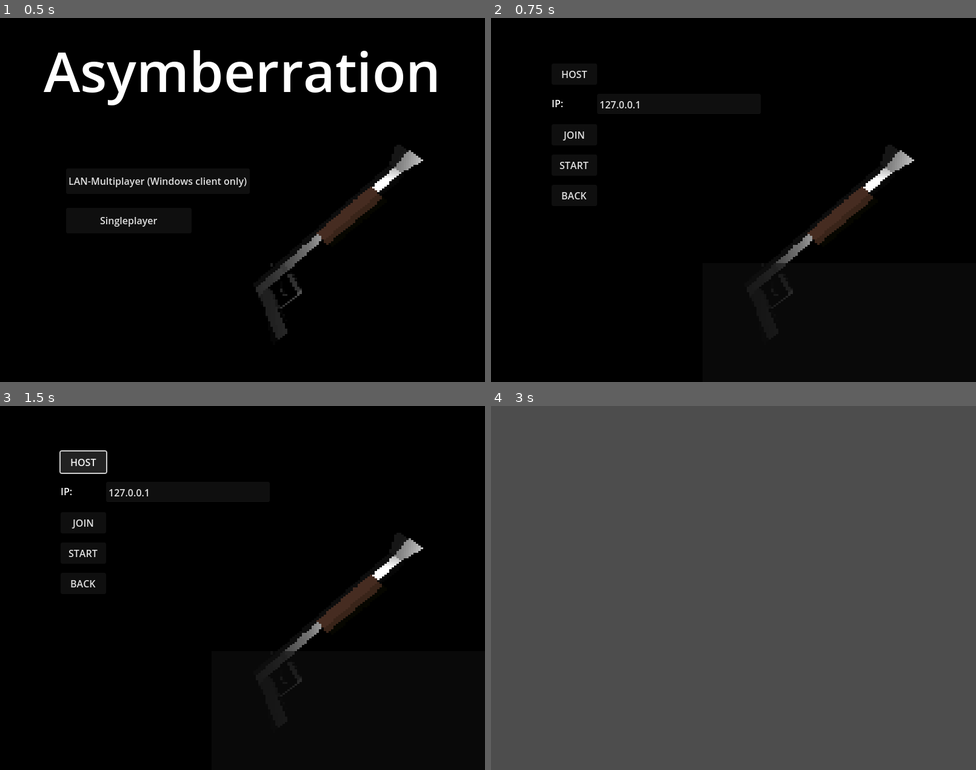
Above: before the commit, frames 1-4 (two rows, left to right).
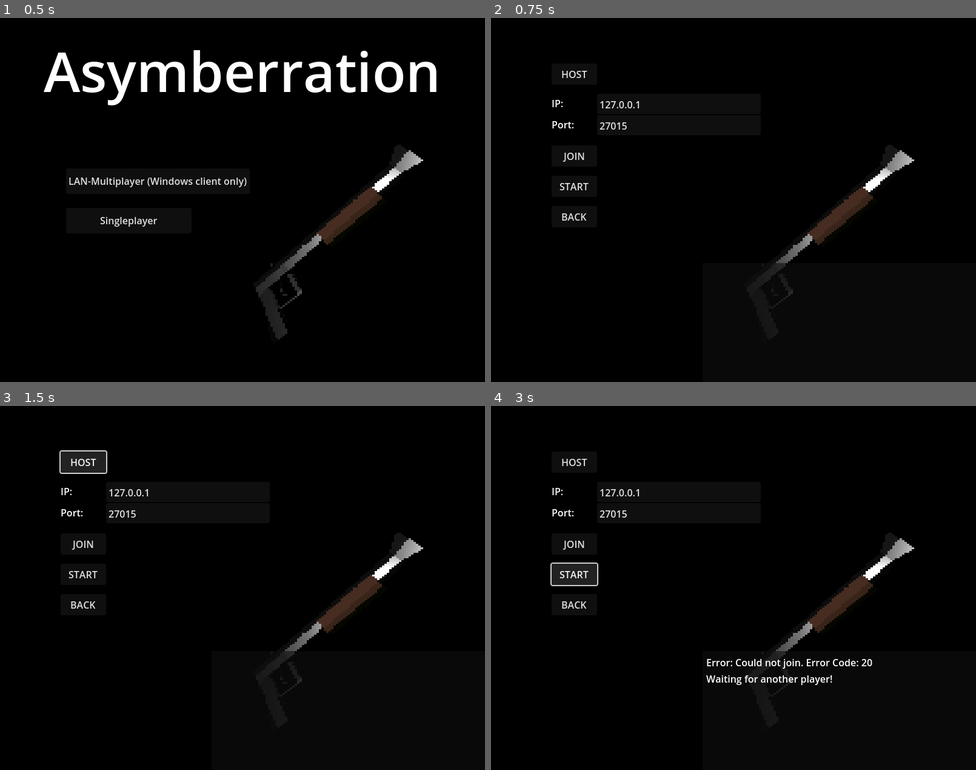
Above: after the commit, the same moments.

Repository: RustyPrime/AcerolaJam0_Asymberration
Game: Godot game, scene res://Scenes/pre_main_menu.tscn
Two runs of this game, one before a commit and one after it. Both use one fixed random seed, a clock stepped at 60 frames per second and the inputs below.
Inputs:
- Up to frame 1 (0.5 s): no input
- Up to frame 2 (0.75 s): click "LAN-Multiplayer (Windows clie…" at 0.5 s
- Up to frame 3 (1.5 s): click "HOST" at 1.25 s
- Up to frame 4 (3 s): click "JOIN" at 2 s; click "START" at 2.75 s

Frame 1 is identical in both runs. In frame 2, 0.4% of the frame differs, in the area x 12-28%, y 28-56%; in frame 3, 0.4%; in frame 4, 100%, in the area x 0-100%, y 0-100%.
Error before the commit: Invalid operands 'String' and 'int' in operator '+'. (res://Scripts/multiplayer_setup.gd:40)
Error after the commit: Invalid operands 'String' and 'int' in operator '+'. (res://Scripts/multiplayer_setup.gd:45)

Commit message:
fixed: being able to start mp without second player, added port selection, fixed: enemy health in sp too high

Diff:
--- a/Scenes/Subscenes/player_2.tscn
+++ b/Scenes/Subscenes/player_2.tscn
@@ -32,7 +32,7 @@
 
 [sub_resource type="ShaderMaterial" id="ShaderMaterial_haoh8"]
 shader = ExtResource("2_x215u")
-shader_parameter/pixel_size = 250
+shader_parameter/pixel_size = 300
 
 [node name="Player2" type="Node3D"]
 script = ExtResource("1_pgitl")
@@ -139,7 +139,6 @@
 transform = Transform3D(-1, 8.11822e-08, -3.24377e-08, 0, 0.371044, 0.928616, 8.74228e-08, 0.928616, -0.371044, 0, 0, 0)
 
 [node name="CanvasLayer" type="CanvasLayer" parent="Camera3D"]
-visible = false
 
 [node name="ColorRect" type="ColorRect" parent="Camera3D/CanvasLayer"]
 material = SubResource("ShaderMaterial_haoh8")
--- a/Scenes/main_menu.tscn
+++ b/Scenes/main_menu.tscn
@@ -41,12 +41,12 @@
 [node name="Join" type="Button" parent="Joining"]
 layout_mode = 0
 offset_left = 100.0
-offset_top = 175.0
+offset_top = 210.0
 offset_right = 175.0
-offset_bottom = 210.0
+offset_bottom = 245.0
 text = "JOIN"
 
-[node name="Label" type="Label" parent="Joining"]
+[node name="IpLabel" type="Label" parent="Joining"]
 layout_mode = 0
 offset_left = 100.0
 offset_top = 125.0
@@ -63,20 +63,36 @@
 offset_bottom = 160.0
 placeholder_text = "Example: 192.168.0.56"
 
+[node name="PortLabel" type="Label" parent="Joining"]
+offset_left = 100.0
+offset_top = 160.0
+offset_right = 163.0
+offset_bottom = 191.0
+text = "Port:"
+vertical_alignment = 1
+
+[node name="Port" type="LineEdit" parent="Joining"]
+offset_left = 175.0
+offset_top = 160.0
+offset_right = 445.0
+offset_bottom = 195.0
+text = "27015"
+placeholder_text = "Example: 27015"
+
 [node name="Start" type="Button" parent="."]
 layout_mode = 0
 offset_left = 100.0
-offset_top = 225.0
+offset_top = 260.0
 offset_right = 175.0
-offset_bottom = 260.0
+offset_bottom = 295.0
 text = "START"
 
 [node name="Back" type="Button" parent="."]
 layout_mode = 0
 offset_left = 100.0
-offset_top = 275.0
+offset_top = 310.0
 offset_right = 175.0
-offset_bottom = 310.0
+offset_bottom = 345.0
 text = "BACK
 "
 
--- a/Scripts/SceneManager.gd
+++ b/Scripts/SceneManager.gd
@@ -74,27 +74,27 @@
 	SpawnEnemyAtPosition(tier, randomSpawn)
 
 func SpawnEnemyAtPosition(tier, spawnNode):
-	var powerRequirement = 20
+	var powerRequirement = 10
 	var enemyPath = "res://Scenes/Subscenes/Enemy1.tscn"
 	match tier:
 		1:
-			powerRequirement = 20
+			powerRequirement = 10
 			enemyPath = "res://Scenes/Subscenes/Enemy1.tscn"
 		2:
-			powerRequirement = 40
+			powerRequirement = 20
 			enemyPath = "res://Scenes/Subscenes/Enemy2.tscn"
 		3:
-			powerRequirement = 60
+			powerRequirement = 30
 			enemyPath = "res://Scenes/Subscenes/Enemy3.tscn"
 		4:
-			powerRequirement = 100
+			powerRequirement = 50
 			enemyPath = "res://Scenes/Subscenes/Enemy4.tscn"
 		_:
 			pass
 
 	var enemyData = EnemyData.new("", powerRequirement, enemyPath, spawnNode.global_position)
 	var spawned_enemey = spawn_enemy_function(enemyData)
-	enemySpawn.add_child(spawned_enemey)
+	enemySpawn.add_child(spawned_enemey, true)
 	setup_enemy(spawned_enemey, enemyData)
 	spawned_enemey.SetPlayer(player1)
 
@@ -182,7 +182,7 @@
 
 @rpc("any_peer", "call_local")
 func PlayerOneWon():
-	player1.isDead = true
+	player1.get_node_or_null("Player1").isDead = true
 	if !GameManager.isLAN():
 		winScreen.show()
 
--- a/Scripts/bullet.gd
+++ b/Scripts/bullet.gd
@@ -1,7 +1,7 @@
 extends RigidBody3D
 class_name Bullet
 
-var damage = 5
+var damage = 3
 var destroying = false
 @onready var destroyTimer : Timer = $Timer
 
--- a/Scripts/multiplayer_setup.gd
+++ b/Scripts/multiplayer_setup.gd
@@ -5,13 +5,15 @@
 @onready var hostButton : Button = $Host
 @onready var startButton : Button = $Start
 @onready var ipField : LineEdit = $Joining/IpToJoin
+@onready var portField : LineEdit = $Joining/Port
 
 var peer : ENetMultiplayerPeer
 var prevMenu : Control
 
+var hasOtherPlayerJoined = false
 
 var ip_adress = "127.0.0.1"
-var port = 19101
+var port = 27015
 var compression : ENetConnection.CompressionMode = ENetConnection.COMPRESS_RANGE_CODER
 
 func _ready():
@@ -31,9 +33,12 @@
 
 	# todo: maybe remove this
 	ipField.text = ip_adress
+	portField.text = str(port)
 
 
 func _on_host_pressed():
+	port = int(portField.text)
+
 	peer = ENetMultiplayerPeer.new()
 	var error = peer.create_server(port)
 	if error != OK:
@@ -42,7 +47,7 @@
 
 	peer.get_host().compress(compression)
 	multiplayer.multiplayer_peer = peer
-	debugLog("Host succesful on local ip: " + ip_adress)
+	debugLog("Host succesful on local ip: " + ip_adress + " on Port: " + str(port))
 	debugLog("Give this ip to another player in your local network.")
 	debugLog("Waiting for another player!")
 	SendPlayerInformation("", multiplayer.get_unique_id(), true)
@@ -54,6 +59,7 @@
 
 func _on_join_pressed():
 	ip_adress = ipField.text
+	port = int(portField.text)
 
 	peer = ENetMultiplayerPeer.new()
 	var error = peer.create_client(ip_adress, port)
@@ -67,10 +73,13 @@
 	hostButton.hide()
 	startButton.hide()
 	joining.hide()
-	debugLog("Join successful, waiting for host to start the game")
+	debugLog("Join successful, waiting for the host to start the game")
 
 func _on_start_pressed():
-	StartGame.rpc()
+	if hasOtherPlayerJoined:
+		StartGame.rpc()
+	else:
+		debugLog("Waiting for another player!")
 
 @rpc("any_peer", "call_local")
 func StartGame():
@@ -94,17 +103,19 @@
 
 func peer_connected(id):
 	debugLog("player connected" + str(id))
-	pass
+	hasOtherPlayerJoined = true
+
 func peer_disconnected(id):
 	debugLog("player disconnected" + str(id))
-	pass
+	hasOtherPlayerJoined = false
+
 func connected_to_server():
-	debugLog("connected to server")
+	debugLog("connected to host")
 	SendPlayerInformation.rpc_id(1, "", multiplayer.get_unique_id(), false)
 
 func connection_failed():
 	debugLog("connection failed")
-	pass
+
 
 func debugLog(text):
 	var label = Label.new()
